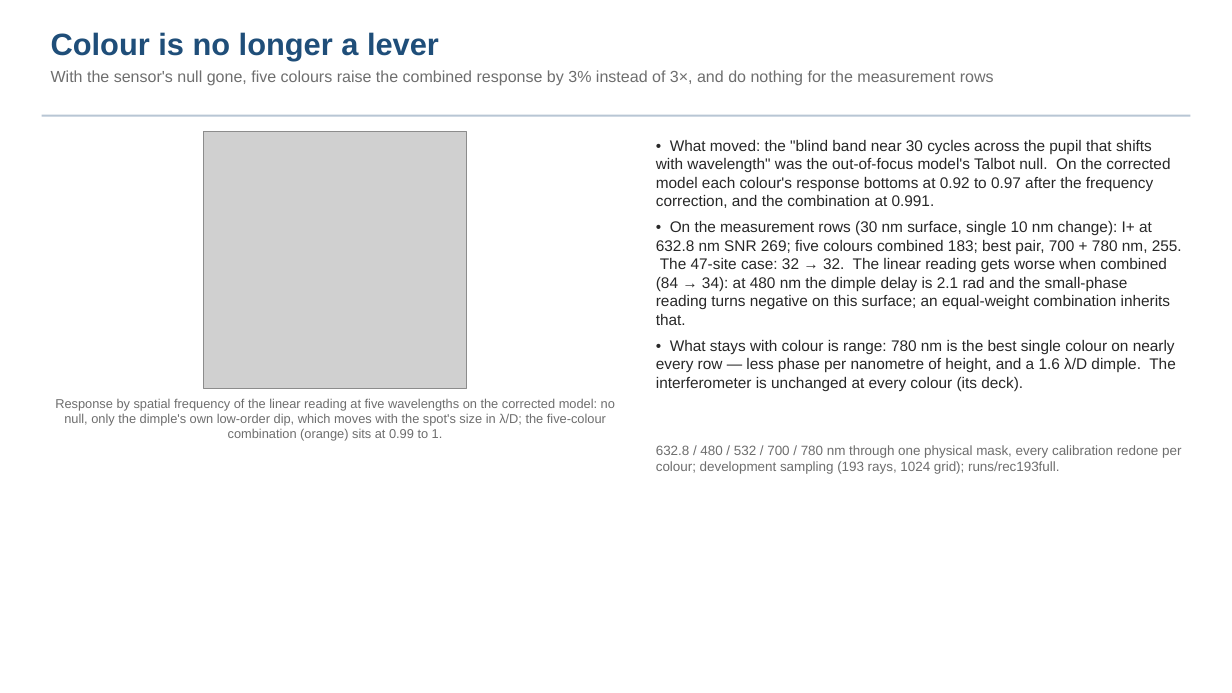
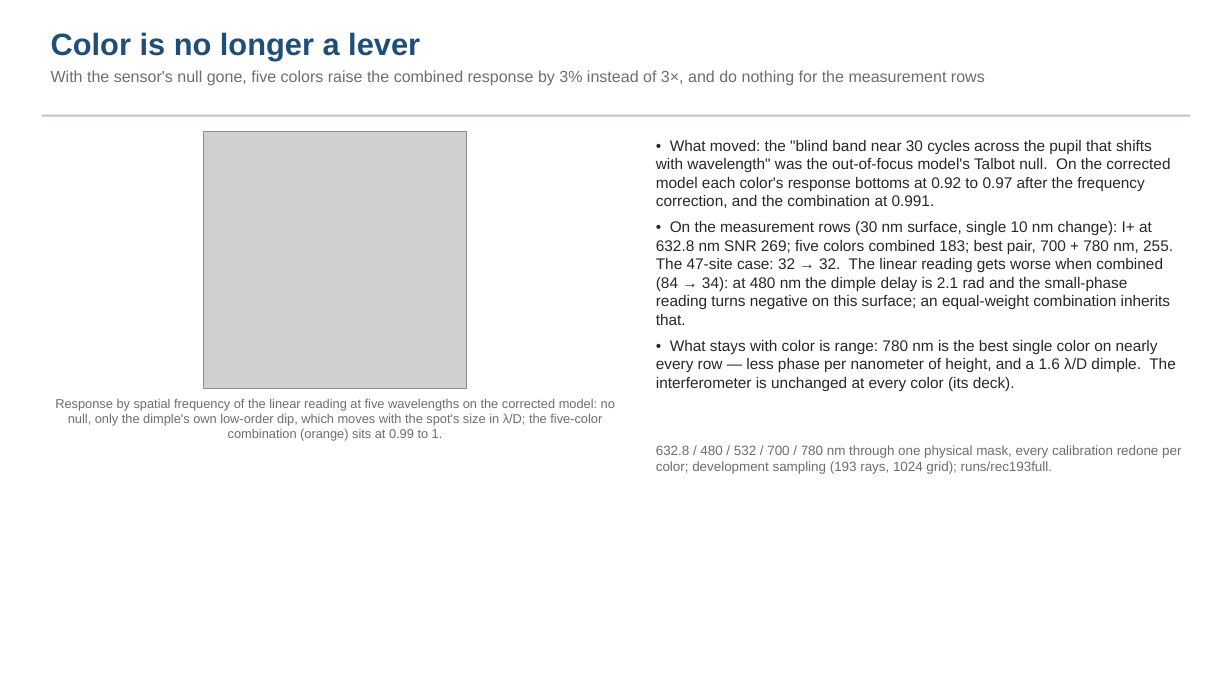
Before and after one commit to nasa-jpl/macos, a slide deck: slide 12 of demo_session/deck_zwfs.pptx. Drawn at 1232x693 pixels with LibreOffice and Linux fonts; fonts in the diff are those of the drawing; grey boxes stand for pictures. Boxes give left, top, right and bottom in pixels: in the first picture for what was removed or moved away, otherwise in the second. Text is boxed around its words. In the diff, an @@ line names an element or a change of style, - is before the commit and + after.

```diff
--- a/demo_session/deck_zwfs.pptx
+++ b/demo_session/deck_zwfs.pptx
@@ text at bbox=[51, 32, 985, 86]: text changed @@
-Colour is no longer a lever
-With the sensor's null gone, five colours raise the combined response by 3% instead of 3×, and do nothing for the measurement rows
+Color is no longer a lever
+With the sensor's null gone, five colors raise the combined response by 3% instead of 3×, and do nothing for the measurement rows
@@ text at bbox=[656, 140, 1175, 391]: text changed @@
-• What moved: the "blind band near 30 cycles across the pupil that shifts with wavelength" was the out-of-focus model's Talbot null. On the corrected model each colour's response bottoms at 0.92 to 0.97 after the frequency correction, and the combination at 0.991.
-• On the measurement rows (30 nm surface, single 10 nm change): I+ at 632.8 nm SNR 269; five colours combined 183; best pair, 700 + 780 nm, 255. The 47-site case: 32 → 32. The linear reading gets worse when combined (84 → 34): at 480 nm the dimple delay is 2.1 rad and the small-phase reading turns negative on this surface; an equal-weight combination inherits that.
-• What stays with colour is range: 780 nm is the best single colour on nearly every row — less phase per nanometre of height, and a 1.6 λ/D dimple. The interferometer is unchanged at every colour (its deck).
+• What moved: the "blind band near 30 cycles across the pupil that shifts with wavelength" was the out-of-focus model's Talbot null. On the corrected model each color's response bottoms at 0.92 to 0.97 after the frequency correction, and the combination at 0.991.
+• On the measurement rows (30 nm surface, single 10 nm change): I+ at 632.8 nm SNR 269; five colors combined 183; best pair, 700 + 780 nm, 255. The 47-site case: 32 → 32. The linear reading gets worse when combined (84 → 34): at 480 nm the dimple delay is 2.1 rad and the small-phase reading turns negative on this surface; an equal-weight combination inherits that.
+• What stays with color is range: 780 nm is the best single color on nearly every row — less phase per nanometer of height, and a 1.6 λ/D dimple. The interferometer is unchanged at every color (its deck).
@@ text at bbox=[55, 398, 615, 441]: text changed @@
-Response by spatial frequency of the linear reading at five wavelengths on the corrected model: no null, only the dimple's own low-order dip, which moves with the spot's size in λ/D; the five-colour combination (orange) sits at 0.99 to 1.
+Response by spatial frequency of the linear reading at five wavelengths on the corrected model: no null, only the dimple's own low-order dip, which moves with the spot's size in λ/D; the five-color combination (orange) sits at 0.99 to 1.
@@ text at bbox=[656, 445, 1181, 474]: text changed @@
-632.8 / 480 / 532 / 700 / 780 nm through one physical mask, every calibration redone per colour; development sampling (193 rays, 1024 grid); runs/rec193full.
+632.8 / 480 / 532 / 700 / 780 nm through one physical mask, every calibration redone per color; development sampling (193 rays, 1024 grid); runs/rec193full.
```
Also in this commit, not shown: 14 other slides changed, 3 other files.
